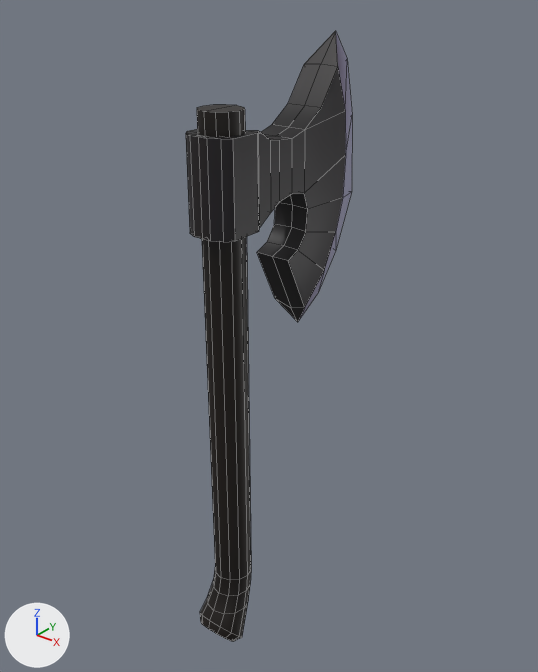
The FBX model Assets/Units/Gatherers/Models/Gatherer_Axe.fbx as it was, and as the next commit left it.
Before and after are seen from a camera (50 mm lens) standing at (0.421, -0.463, 0.528) and looking at (-0.015, 0.082, 0.19). Arrows for +X, +Y and +Z are at lower left; the lights stay in place. Mesh edges are drawn as thin lines. Where no turn or scale is listed for an object, it has been applied to the vertices.

The first picture shows 'Axe'.
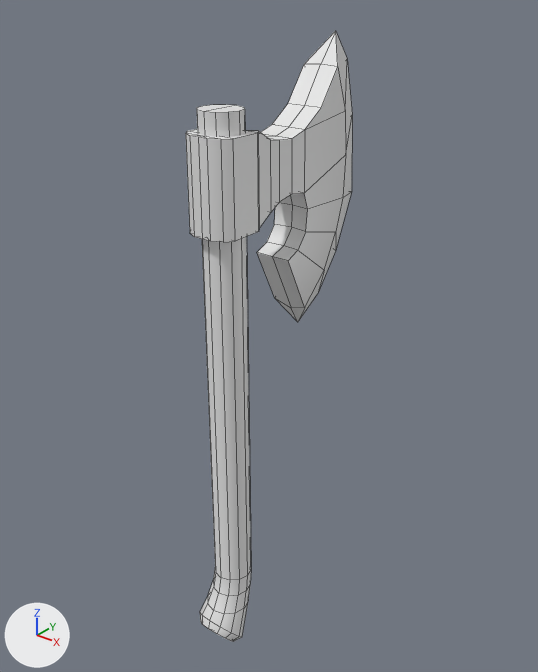
The newer file is also rescaled (x3.0) as a whole; pictures and numbers use the older file's frame.

Edits to the scene script, one JSON object a line:
```json
{"block": "me_plane_001", "where": "me_plane_001.from_pydata(...)  # 164 vertices, 160 faces; spans x -0.027..0.027, y -0.043..0.204, z -0.143..0.481"}
{"op": "remove", "block": "me_plane_001", "code": "me_plane_001.materials.append(mat_axe)  # picture img_tx_axe_diffuse_png"}
```

Boxes (x1, y1, x2, y2) around the edits, measured in the pictures (538 x 672 px):
```json
{"object": "Axe", "change": "recoloured", "before": [186, 30, 352, 642], "after": [186, 30, 352, 642], "on screen": "black to grey"}
```
